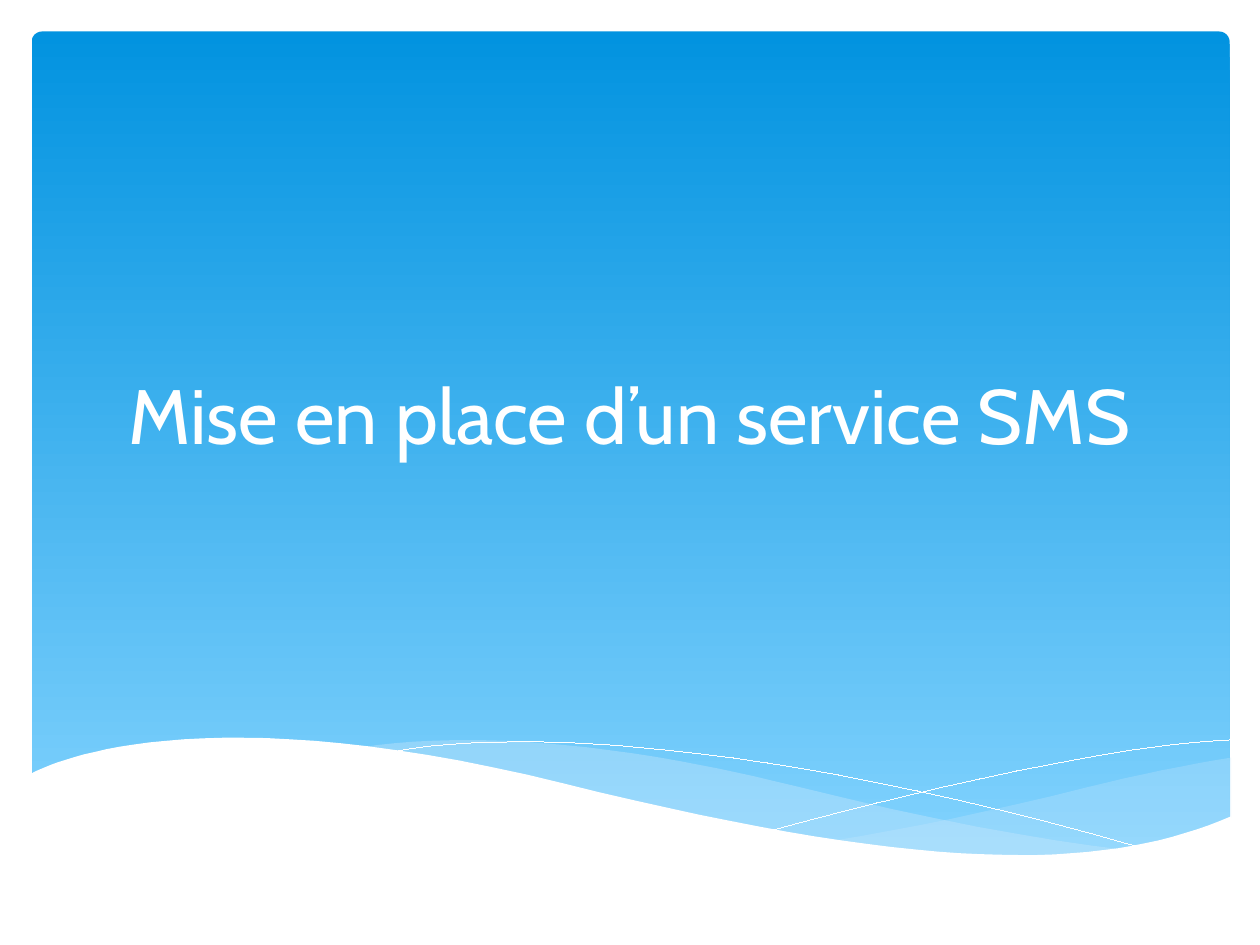
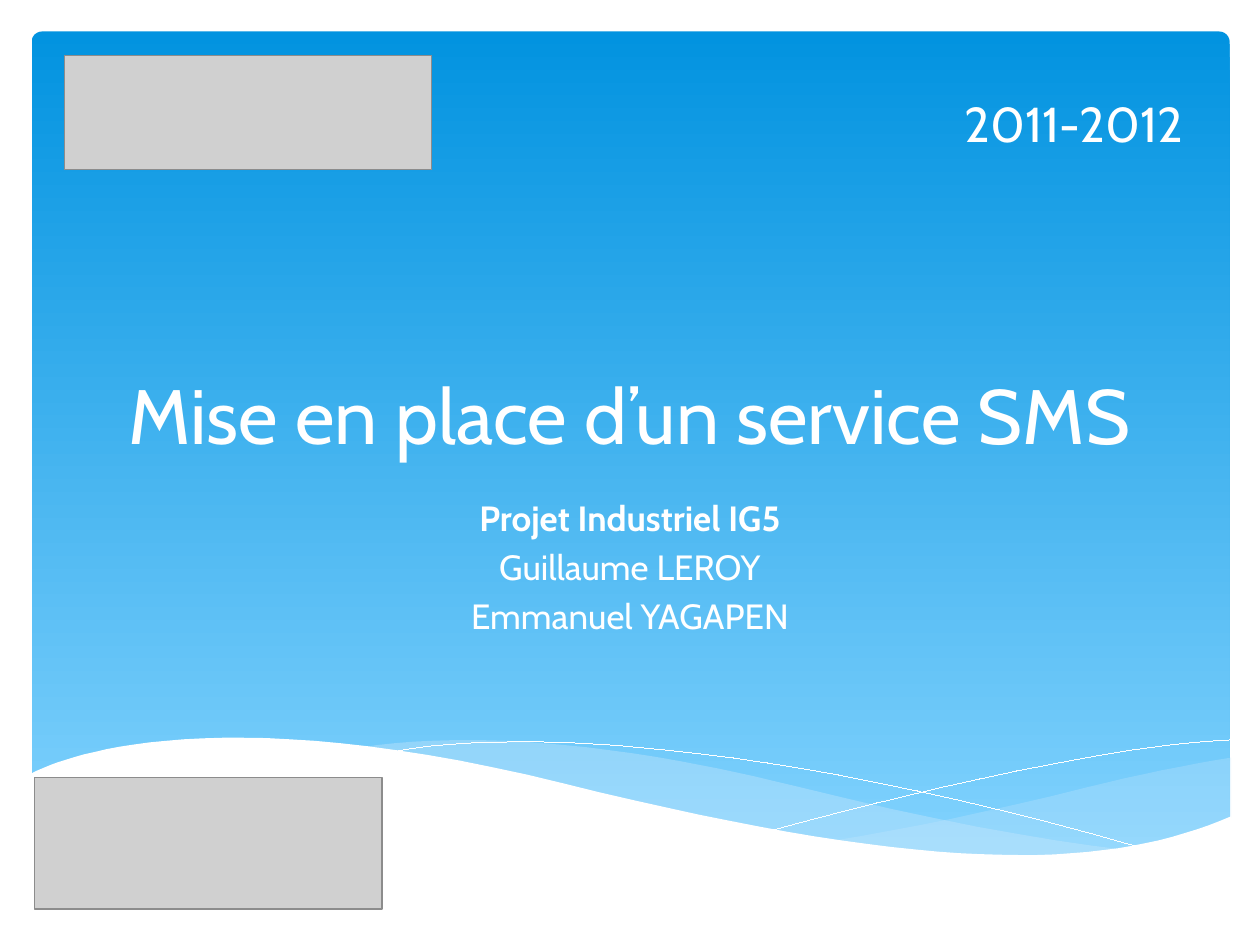
Before and after one commit to gyagapen/Synox, a slide deck: slide 1 of Docs/Powerpoint/Presentation_synox_v1.pptx. Drawn at 1260x945 pixels with LibreOffice and Linux fonts; fonts in the diff are those of the drawing; grey boxes stand for pictures. Boxes give left, top, right and bottom in pixels: in the first picture for what was removed or moved away, otherwise in the second. Text is boxed around its words. In the diff, an @@ line names an element or a change of style, - is before the commit and + after.

```diff
--- a/Docs/Powerpoint/Presentation_synox_v1.pptx
+++ b/Docs/Powerpoint/Presentation_synox_v1.pptx
@@ picture added at [64, 55, 431, 170] @@
@@ text added at [964, 107, 1183, 143], 28 pt, text #FFFFFF @@
+2011-2012
@@ subtitle added at [471, 504, 789, 630], 20 pt, text #FFFFFF @@
+Projet Industriel IG5
+Guillaume LEROY
+Emmanuel YAGAPEN
@@ picture added at [35, 777, 383, 908] @@
```
Also in this commit, not shown: 25 slides added, 1 slide removed, 2 other files.
